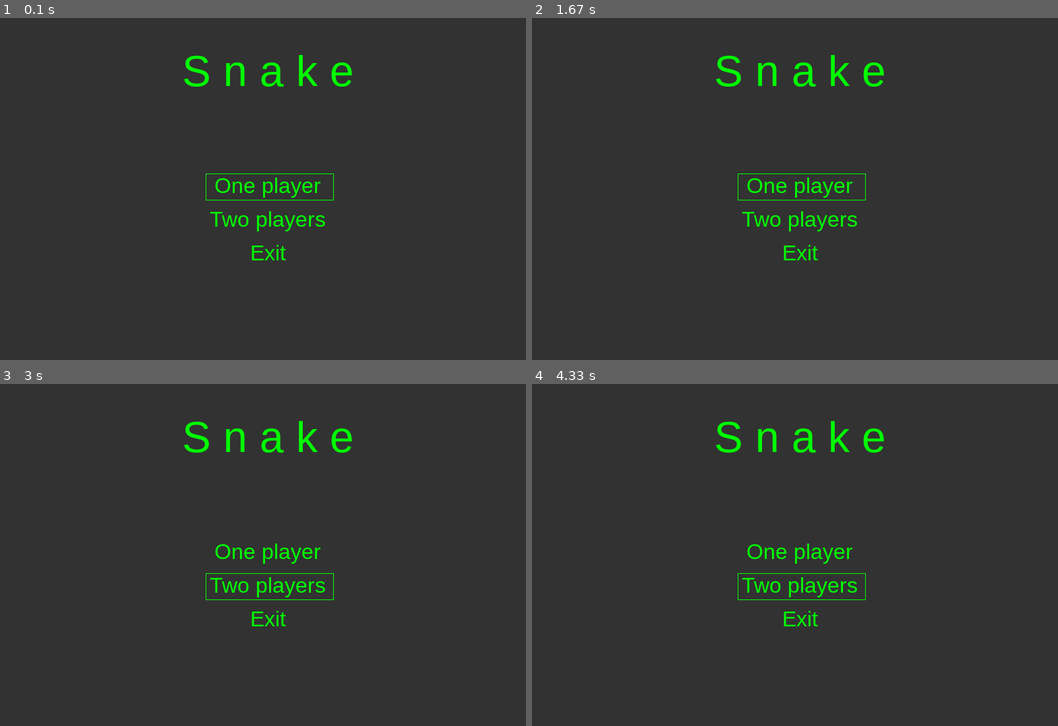
Above: before the commit, frames 1-4 (two rows, left to right).
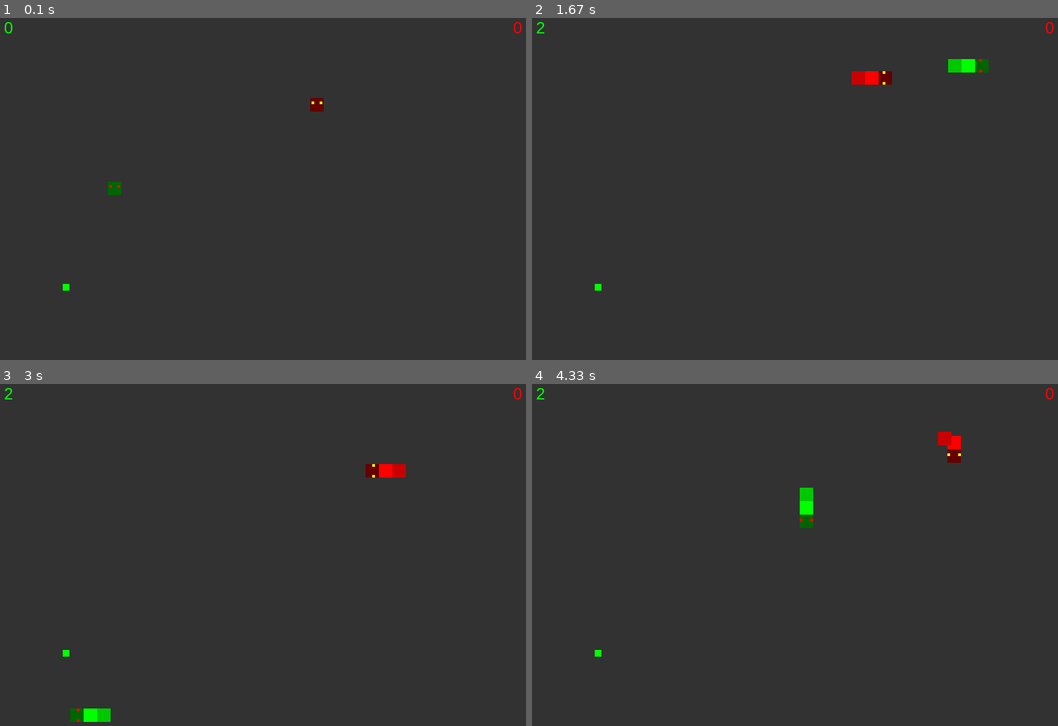
Above: after the commit, the same moments.

Repository: Basic1299/pygame_snake
Game: pygame game, started from main.py
Two runs of this game, one before a commit and one after it. Both use one fixed random seed, a clock stepped at 60 frames per second and the inputs below.
Inputs:
- Up to frame 1 (0.1 s): no input
- Up to frame 2 (1.67 s): hold Right 0.33-0.8 s; hold Up 0.88-1.18 s; hold W 0.88-1.18 s; tap Space at 0.95, 1.28, 1.58 s; tap K at 1.03 s; hold Right from 1.22 s (still down); hold D from 1.22 s (still down)
- Up to frame 3 (3 s): release Right at 1.68 s; release D at 1.68 s; hold Left 1.72-2.25 s; hold A 1.72-2.25 s; tap Space at 1.78, 2.08, 2.35, 2.68, 2.98 s; hold Down 2.28-2.58 s; hold S 2.28-2.58 s; tap K at 2.43 s; hold Left from 2.62 s (still down); hold A from 2.62 s (still down)
- Up to frame 4 (4.33 s): release Left at 3.02 s; release A at 3.02 s; hold Up 3.05-3.42 s; hold W 3.05-3.42 s; tap Space at 3.12, 3.52, 3.82, 4.18 s; hold Right 3.45-4.08 s; hold D 3.45-4.08 s; tap K at 3.6 s; hold Down from 4.12 s (still down); hold S from 4.12 s (still down)

The runs differ from the first frame. In frame 1, 1.9% of the frame differs, in the area x 0-100%, y 1-80%; in frame 2, 2.3%; in frame 3, 2.3%, in the area x 0-100%, y 1-99%; in frame 4, 2.3%.

Commit message:
create basic skeleton game for two players with another snake with control movement, score counting and collision detections.

Diff:
--- a/HighScoresDatabase.py
+++ b/HighScoresDatabase.py
@@ -14,7 +14,6 @@
         """)
 
         self.conn.commit()
-        self.conn.close()
 
     def all_records(self, asc_order):
         """Returns list of all records from the database, order by score asc or desc"""
@@ -40,29 +39,43 @@
 
         return record[0]
 
+    def table_exists(self, name):
+        """Returns true or false if the given table name exists"""
+        self.c.execute(f"SELECT name FROM sqlite_master WHERE type='table' AND name='{name}'")
+        records = self.c.fetchall()
+        self.conn.commit()
+
+        if len(records) != 0:
+            return True
+        return False
+
     def add_record(self, name, score):
-        """Adds record to the database (Keeps only 5 records there)"""
-        if len(self.all_records(False)) < 5:
-            self.c.execute(f"INSERT INTO players VALUES (:name, :score)",
-                        {
-                        "name": name,
-                        "score": score,
-                        }
-                            )
-            self.conn.commit()
+        """Adds record to the table (Keeps only 5 records there) if the table exists, else create it."""
+        if self.table_exists("players"):
+            if len(self.all_records(False)) < 5:
+                self.c.execute(f"INSERT INTO players VALUES (:name, :score)",
+                            {
+                            "name": name,
+                            "score": score,
+                            }
+                                )
+                self.conn.commit()
+            else:
+                min_score_record = self.find_min_score()
+
+                if min_score_record[1] < score:
+                    self.delete_score(min_score_record)
+
+                    self.c.execute(f"INSERT INTO players VALUES (:name, :score)",
+                                   {
+                                       "name": name,
+                                       "score": score,
+                                   }
+                                )
+                    self.conn.commit()
         else:
-            min_score_record = self.find_min_score()
-
-            if min_score_record[1] < score:
-                self.delete_score(min_score_record)
-
-                self.c.execute(f"INSERT INTO players VALUES (:name, :score)",
-                               {
-                                   "name": name,
-                                   "score": score,
-                               }
-                            )
-                self.conn.commit()
+            self.create_table()
+            self.add_record(name, score)
 
     def draw_table(self, font, screen):
         row_space = 0
--- a/Score.py
+++ b/Score.py
@@ -10,6 +10,14 @@
         self.score += number
 
     def draw_score(self, screen, position, color):
-        score_image = self.score_font.render(f'{self.score}', True, color)
+        score_image = self.score_font.render(f'{self.score}', True, self.get_color(color))
         score_rect = score_image.get_rect(center=position)
         screen.blit(score_image, score_rect)
+
+    def get_color(self, color):
+        if color == "GREEN":
+            return 0, 255, 0
+        elif color == "RED":
+            return 255, 0, 0
+        elif color == "BLUE":
+            return 0, 0, 255
--- a/SnakeTail.py
+++ b/SnakeTail.py
@@ -7,7 +7,7 @@
         self.snake_head = snake_head
         self.preview_part = preview_part
         self.id_number = id_number
-        self.size = (20, 20)
+        self.size = [20, 20]
 
         self.speed = snake_head.speed
         self.coors = self.set_spawn_position()
@@ -95,13 +95,17 @@
             position = 18
 
         if self.speed == 3:
-            position = 21
+            position = 18
             if self.id_number > 1:
                 position = 18
 
-        elif self.speed == 4 or self.speed == 5:
+        elif self.speed == 4:
             if self.id_number > 1:
-                position = 20
+                position = 16
+
+        elif self.speed == 5:
+            if self.id_number > 1:
+                position = 15
 
         if self.preview_part.dir == "RIGHT":
             return [self.preview_part.coors[0]-position, self.preview_part.coors[1]]
--- a/main.py
+++ b/main.py
@@ -29,59 +29,80 @@
     return new_food
 
 
-def respawn_food():
+def respawn_food(tail_group):
     """Respawn food when it hits snakes tail or bricks during new init"""
     for food_ in food_group:
-        if pygame.sprite.spritecollideany(food_, snake_tail_group) or \
+        if pygame.sprite.spritecollideany(food_, tail_group) or \
                 pygame.sprite.spritecollideany(food_, brick_group):
             food_.kill()
             food_group.add(spawn_food())
 
 
-def create_tail_part(tail_id):
+def create_tail_part(tail_id, head, head_group, tail_group, first_tail_grp):
     tail_id += 1
     if tail_id == 1:
-        new_tail = spawn_tail(snake_head, tail_id, snake_head_group)
-        first_tail_group.add(new_tail)
+        new_tail = spawn_tail(head, tail_id, head_group)
+        first_tail_grp.add(new_tail)
     else:
-        new_tail = spawn_tail(snake_head, tail_id, snake_tail_group)
-
-    snake_tail_group.add(new_tail)
-    snake_head.update_tail(len(snake_tail_group))
+        new_tail = spawn_tail(head, tail_id, tail_group)
+
+    tail_group.add(new_tail)
+    head.update_tail(len(tail_group))
 
     return tail_id
 
 
-def out_of_screen():
+def out_of_screen(head):
     """Returns True when snake head is out of the screen"""
-    if snake_head.dir == "RIGHT":
-        if snake_head.rect.right > SCREEN_WIDTH:
+    if head.dir == "RIGHT":
+        if head.rect.right > SCREEN_WIDTH:
             return True
-    elif snake_head.dir == "LEFT":
-        if snake_head.rect.left < 0:
+    elif head.dir == "LEFT":
+        if head.rect.left < 0:
             return True
-    elif snake_head.dir == "UP":
-        if snake_head.rect.top < 0:
+    elif head.dir == "UP":
+        if head.rect.top < 0:
             return True
-    elif snake_head.dir == "DOWN":
-        if snake_head.rect.bottom > SCREEN_HEIGHT:
+    elif head.dir == "DOWN":
+        if head.rect.bottom > SCREEN_HEIGHT:
             return True
 
     return False
 
 
-def head_tail_collision():
+def head_tail_collision(head, tail_group, p_first_tail_group):
     """Return True if snake head hits its tail"""
-    if pygame.sprite.spritecollideany(snake_head, snake_tail_group):
-        if not pygame.sprite.spritecollideany(snake_head, first_tail_group):
+    if pygame.sprite.spritecollideany(head, tail_group):
+        if not pygame.sprite.spritecollideany(head, p_first_tail_group):
             return True
 
     return False
 
 
-def is_game_over(state):
+def p2_is_game_over(state, p1_head, p1_tail_group, p1_first_tail_group,
+                 p2_head, p2_tail_group, p2_first_tail_group_):
     """Checks every state what causes game over"""
-    if out_of_screen() or head_tail_collision() or snake_head_bricks_collision():
+    # Player 1
+    if (out_of_screen(p1_head)
+            or head_tail_collision(p1_head, p1_tail_group, p1_first_tail_group)
+            or snake_head_bricks_collision(p1_head)):
+        return "over"
+
+    # Player 2
+    if (out_of_screen(p2_head)
+            or head_tail_collision(p2_head, p2_tail_group, p2_first_tail_group_)
+            or snake_head_bricks_collision(p2_head)):
+        return "over"
+
+    return state
+
+
+def is_game_over(state, head, tail_group, first_tail_group_):
+    """Checks every state what causes game over"""
+    # Player 1
+    if (out_of_screen(head)
+            or head_tail_collision(head, tail_group, first_tail_group_)
+            or snake_head_bricks_collision(head)):
         return "over"
 
     return state
@@ -134,17 +155,17 @@
         create_walls((3, 4), (4, 6), (3, 4), (4, 6))
 
 
-def snake_head_init_brick_collision():
+def snake_head_init_brick_collision(head):
     """Returns True if snake head hits any brick during init"""
-    if snake_head.dir == "":
-        if pygame.sprite.spritecollideany(snake_head, brick_group):
+    if head.dir == "":
+        if pygame.sprite.spritecollideany(head, brick_group):
             return True
     return False
 
 
-def snake_head_bricks_collision():
+def snake_head_bricks_collision(head):
     """Returns True if snake head hits any brick"""
-    if pygame.sprite.spritecollideany(snake_head, brick_group):
+    if pygame.sprite.spritecollideany(head, brick_group):
         return True
     return False
 
@@ -156,38 +177,64 @@
 pygame.display.set_caption("Snake")
 
 clock = pygame.time.Clock()
-
-# Game Variables
-snake_tail_id = 0
-current_time = 0
-pressed_time = 0
-snake_speed = 2
-brick_intensity = 0
-bg_color = (50, 50, 50)
-snake_color = "GREEN"
-game_state = "main_menu"
-game_over_init = True
-
-# Objects Initials
-menu = Menu(screen, SCREEN_WIDTH, SCREEN_HEIGHT)
-high_score_db = HighScoresDB("high_score.db")
-
-# Sprite Groups
-snake_head_group = pygame.sprite.Group()
-
-first_tail_group = pygame.sprite.Group()
-snake_tail_group = pygame.sprite.Group()
-
-food = Food()
-
-food_group = pygame.sprite.Group()
-food_group.add(food)
-
-brick_group = pygame.sprite.Group()
 
 # Fonts
 title_font = pygame.font.SysFont("Arial", 64)
 option_font = pygame.font.SysFont("Arial", 32)
+
+# Game Variables
+current_time = 0
+pressed_time = 0
+brick_intensity = 0
+bg_color = (50, 50, 50)
+game_state = "player2_game"
+game_over_init = True
+
+# Player 1
+snake_tail_id = 0
+snake_speed = 2
+snake_color = "GREEN"
+menu = Menu(screen, SCREEN_WIDTH, SCREEN_HEIGHT)
+
+# Player 2
+p2_snake_tail_id = 0
+p2_snake_speed = 2
+p2_snake_color = "RED"
+p2_menu = Menu(screen, SCREEN_WIDTH, SCREEN_HEIGHT)
+
+# Objects Initials
+high_score_db = HighScoresDB("high_score.db")
+
+# Sprite Groups
+# Player 1
+snake_head_group = pygame.sprite.Group()
+first_tail_group = pygame.sprite.Group()
+snake_tail_group = pygame.sprite.Group()
+
+# Player 2
+p2_snake_head_group = pygame.sprite.Group()
+p2_first_tail_group = pygame.sprite.Group()
+p2_snake_tail_group = pygame.sprite.Group()
+
+food_group = pygame.sprite.Group()
+
+brick_group = pygame.sprite.Group()
+
+# 2 players initials (DELETE AFTER CREATING MENU FEATURE!)
+# Player 2
+p2_snake_head = SnakeHead(random.randint(30, SCREEN_WIDTH - 50),
+                          random.randint(30, SCREEN_HEIGHT - 50),
+                          p2_snake_speed, p2_snake_color, p2_menu.name)
+p2_snake_head_group.add(p2_snake_head)
+p2_score = Score()
+
+# Player 1
+snake_head = SnakeHead(random.randint(30, SCREEN_WIDTH - 50),
+                       random.randint(30, SCREEN_HEIGHT - 50),
+                       snake_speed, snake_color, menu.name)
+snake_head_group.add(snake_head)
+food_group.add(spawn_food())
+score = Score()
 
 # GAME STATES [main_menu, player1_menu, player1_game, player2_menu, player2_game, over]
 
@@ -275,6 +322,8 @@
                                                    random.randint(30, SCREEN_HEIGHT - 50),
                                                    snake_speed, snake_color, menu.name)
                             snake_head_group.add(snake_head)
+
+                            food_group.add(spawn_food())
 
                             score = Score()
                             game_state = "player1_game"
@@ -478,29 +527,32 @@
                 run = False
             if event.type == pygame.KEYDOWN:
                 if event.key == pygame.K_ESCAPE:
-                    menu.option = 0
-                    game_state = "main_menu"
+                    run = False
 
                 # Create two tails parts when movement keys pressed
                 if snake_head.dir == "":
                     if event.key == pygame.K_RIGHT:
                         snake_head.dir = "RIGHT"
-                        snake_tail_id = create_tail_part(snake_tail_id)
+                        snake_tail_id = create_tail_part(snake_tail_id, snake_head, snake_head_group,
+                                                         snake_tail_group, first_tail_group)
                         snake_head.create_eat_spot()
 
                     elif event.key == pygame.K_LEFT:
                         snake_head.dir = "LEFT"
-                        snake_tail_id = create_tail_part(snake_tail_id)
+                        snake_tail_id = create_tail_part(snake_tail_id, snake_head, snake_head_group,
+                                                         snake_tail_group, first_tail_group)
                         snake_head.create_eat_spot()
 
                     elif event.key == pygame.K_UP:
                         snake_head.dir = "UP"
-                        snake_tail_id = create_tail_part(snake_tail_id)
+                        snake_tail_id = create_tail_part(snake_tail_id, snake_head, snake_head_group,
+                                                         snake_tail_group, first_tail_group)
                         snake_head.create_eat_spot()
 
                     elif event.key == pygame.K_DOWN:
                         snake_head.dir = "DOWN"
-                        snake_tail_id = create_tail_part(snake_tail_id)
+                        snake_tail_id = create_tail_part(snake_tail_id, snake_head, snake_head_group,
+                                                         snake_tail_group, first_tail_group)
                         snake_head.create_eat_spot()
 
                 # Movement Keys
@@ -548,23 +600,25 @@
                     snake_head.rect.centery = random.randint(30, SCREEN_HEIGHT - 50)
 
         # Respawn snake head if it collides bricks on the spawn
-        while snake_head_init_brick_collision():
+        while snake_head_init_brick_collision(snake_head):
             snake_head.rect.centerx = random.randint(30, SCREEN_WIDTH - 50)
             snake_head.rect.centery = random.randint(30, SCREEN_HEIGHT - 50)
 
-        game_state = is_game_over(game_state)
+        game_state = is_game_over(game_state, snake_head, snake_tail_group, first_tail_group)
 
         current_time = pygame.time.get_ticks()
 
         screen.fill(bg_color)
 
         # Respawn food spot if it spawns on the tail or bricks
-        respawn_food()
+        respawn_food(snake_tail_group)
 
         # Grow tail when eat spot reaches end of the snake
         if snake_head.spawn_tail:
             snake_head.spawn_tail = False
-            snake_tail_id = create_tail_part(snake_tail_id)
+            snake_tail_id = create_tail_part(snake_tail_id, snake_head,
+                                             snake_head_group, snake_tail_group,
+                                             first_tail_group)
 
         # Snake head and food collision
         for food in food_group:
@@ -591,7 +645,236 @@
 
         brick_group.draw(screen)
 
-        score.draw_score(screen, (15, 15), (0, 255, 0))
+        score.draw_score(screen, (15, 15), snake_head.snake_color)
+
+        pygame.display.flip()
+
+    # 2 PLAYERS GAME
+    elif game_state == "player2_game":
+        for event in pygame.event.get():
+            if event.type == pygame.QUIT:
+                run = False
+            if event.type == pygame.KEYDOWN:
+                if event.key == pygame.K_ESCAPE:
+                    run = False
+
+                # Create two tails parts when movement keys pressed
+                # Player 1
+                if snake_head.dir == "":
+                    if event.key == pygame.K_RIGHT:
+                        snake_head.dir = "RIGHT"
+                        snake_tail_id = create_tail_part(snake_tail_id, snake_head, snake_head_group,
+                                                         snake_tail_group, first_tail_group)
+                        snake_head.create_eat_spot()
+
+                    elif event.key == pygame.K_LEFT:
+                        snake_head.dir = "LEFT"
+                        snake_tail_id = create_tail_part(snake_tail_id, snake_head, snake_head_group,
+                                                         snake_tail_group, first_tail_group)
+                        snake_head.create_eat_spot()
+
+                    elif event.key == pygame.K_UP:
+                        snake_head.dir = "UP"
+                        snake_tail_id = create_tail_part(snake_tail_id, snake_head, snake_head_group,
+                                                         snake_tail_group, first_tail_group)
+                        snake_head.create_eat_spot()
+
+                    elif event.key == pygame.K_DOWN:
+                        snake_head.dir = "DOWN"
+                        snake_tail_id = create_tail_part(snake_tail_id, snake_head, snake_head_group,
+                                                         snake_tail_group, first_tail_group)
+                        snake_head.create_eat_spot()
+
+                # Create two tails parts when movement keys pressed
+                # Player 2
+                if p2_snake_head.dir == "":
+                    if event.key == pygame.K_d:
+                        p2_snake_head.dir = "RIGHT"
+                        p2_snake_tail_id = create_tail_part(p2_snake_tail_id, p2_snake_head, p2_snake_head_group,
+                                                            p2_snake_tail_group, p2_first_tail_group)
+                        p2_snake_head.create_eat_spot()
+
+                    elif event.key == pygame.K_a:
+                        p2_snake_head.dir = "LEFT"
+                        p2_snake_tail_id = create_tail_part(p2_snake_tail_id, p2_snake_head, p2_snake_head_group,
+                                                            p2_snake_tail_group, p2_first_tail_group)
+                        p2_snake_head.create_eat_spot()
+
+                    elif event.key == pygame.K_w:
+                        p2_snake_head.dir = "UP"
+                        p2_snake_tail_id = create_tail_part(p2_snake_tail_id, p2_snake_head, p2_snake_head_group,
+                                                            p2_snake_tail_group, p2_first_tail_group)
+                        p2_snake_head.create_eat_spot()
+
+                    elif event.key == pygame.K_s:
+                        p2_snake_head.dir = "DOWN"
+                        p2_snake_tail_id = create_tail_part(p2_snake_tail_id, p2_snake_head, p2_snake_head_group,
+                                                            p2_snake_tail_group, p2_first_tail_group)
+                        p2_snake_head.create_eat_spot()
+
+                # Movement Keys
+                # Player 1
+                if snake_head.distance_between == 0:
+                    if event.key == pygame.K_LEFT and snake_head.dir != "RIGHT" and snake_head.dir != "LEFT":
+                        snake_head.dir = "LEFT"
+
+                        if snake_head.tail_length > 0:
+                            snake_head.create_new_dir_spot()
+
+                    elif event.key == pygame.K_RIGHT and snake_head.dir != "LEFT" and snake_head.dir != "RIGHT":
+                        snake_head.dir = "RIGHT"
+
+                        if snake_head.tail_length > 0:
+                            snake_head.create_new_dir_spot()
+
+                    elif event.key == pygame.K_UP and snake_head.dir != "DOWN" and snake_head.dir != "UP":
+                        snake_head.dir = "UP"
+
+                        if snake_head.tail_length > 0:
+                            snake_head.create_new_dir_spot()
+
+                    elif event.key == pygame.K_DOWN and snake_head.dir != "UP" and snake_head.dir != "DOWN":
+                        snake_head.dir = "DOWN"
+
+                        if snake_head.tail_length > 0:
+                            snake_head.create_new_dir_spot()
+
+                # Test
+                if event.key == pygame.K_SPACE:
+                    score.add_score(1)
+
+                # test
+                if event.key == pygame.K_k:
+                    snake_head.dir = ""
+                    snake_tail_id = 0
+                    snake_head.eat_spots = []
+                    snake_head.spawn_tail = False
+                    snake_head.tail_length = 0
+                    snake_tail_group.empty()
+                    first_tail_group.empty()
+                    score.score = 0
+
+                    snake_head.rect.centerx = random.randint(30, SCREEN_WIDTH - 50)
+                    snake_head.rect.centery = random.randint(30, SCREEN_HEIGHT - 50)
+
+                # Movement Keys
+                # Player 2
+                if p2_snake_head.distance_between == 0:
+                    if event.key == pygame.K_a and p2_snake_head.dir != "RIGHT" and p2_snake_head.dir != "LEFT":
+                        p2_snake_head.dir = "LEFT"
+
+                        if p2_snake_head.tail_length > 0:
+                            p2_snake_head.create_new_dir_spot()
+
+                    elif event.key == pygame.K_d and p2_snake_head.dir != "LEFT" and p2_snake_head.dir != "RIGHT":
+                        p2_snake_head.dir = "RIGHT"
+
+                        if p2_snake_head.tail_length > 0:
+                            p2_snake_head.create_new_dir_spot()
+
+                    elif event.key == pygame.K_w and p2_snake_head.dir != "DOWN" and p2_snake_head.dir != "UP":
+                        p2_snake_head.dir = "UP"
+
+                        if p2_snake_head.tail_length > 0:
+                            p2_snake_head.create_new_dir_spot()
+
+                    elif event.key == pygame.K_s and p2_snake_head.dir != "UP" and p2_snake_head.dir != "DOWN":
+                        p2_snake_head.dir = "DOWN"
+
+                        if p2_snake_head.tail_length > 0:
+                            p2_snake_head.create_new_dir_spot()
+
+        # Respawn snake head if it collides bricks on the spawn
+        # Player 1
+        while snake_head_init_brick_collision(snake_head):
+            snake_head.rect.centerx = random.randint(30, SCREEN_WIDTH - 50)
+            snake_head.rect.centery = random.randint(30, SCREEN_HEIGHT - 50)
+
+        # Respawn snake head if it collides bricks on the spawn
+        # Player 2
+        while snake_head_init_brick_collision(p2_snake_head):
+            p2_snake_head.rect.centerx = random.randint(30, SCREEN_WIDTH - 50)
+            p2_snake_head.rect.centery = random.randint(30, SCREEN_HEIGHT - 50)
+
+        game_state = p2_is_game_over(game_state, snake_head, snake_tail_group, first_tail_group,
+                                     p2_snake_head, p2_snake_tail_group, p2_first_tail_group)
+
+        current_time = pygame.time.get_ticks()
+
+        screen.fill(bg_color)
+
+        # Respawn food spot if it spawns on the tail or bricks
+        # Player 1
+        respawn_food(snake_tail_group)
+        # Player 2
+        respawn_food(p2_snake_tail_group)
+
+        # Grow tail when eat spot reaches end of the snake
+        # Player 1
+        if snake_head.spawn_tail:
+            snake_head.spawn_tail = False
+            snake_tail_id = create_tail_part(snake_tail_id, snake_head,
+                                             snake_head_group, snake_tail_group,
+                                             first_tail_group)
+
+        # Player 2
+        if p2_snake_head.spawn_tail:
+            p2_snake_head.spawn_tail = False
+            p2_snake_tail_id = create_tail_part(p2_snake_tail_id, p2_snake_head,
+                                                p2_snake_head_group, p2_snake_tail_group,
+                                                p2_first_tail_group)
+
+        # Snake head and food collision
+        # Player 1
+        for food in food_group:
+            if pygame.sprite.collide_rect(snake_head, food):
+                food.kill()
+                score.add_score(1)
+                food = spawn_food()
+                food_group.add(food)
+
+                if snake_head.tail_length > 0:
+                    snake_head.create_eat_spot()
+                else:
+                    snake_head.spawn_tail = True
+
+        # Snake head and food collision
+        # Player 1
+        for food in food_group:
+            if pygame.sprite.collide_rect(p2_snake_head, food):
+                food.kill()
+                p2_score.add_score(1)
+                food = spawn_food()
+                food_group.add(food)
+
+                if p2_snake_head.tail_length > 0:
+                    p2_snake_head.create_eat_spot()
+                else:
+                    p2_snake_head.spawn_tail = True
+
+        # Drawing
+        food_group.update()
+        food_group.draw(screen)
+
+        # Player 1
+        snake_tail_group.update()
+        snake_tail_group.draw(screen)
+
+        snake_head_group.update()
+        snake_head_group.draw(screen)
+
+        score.draw_score(screen, (15, 15), snake_head.snake_color)
+
+        # Player 2
+        p2_snake_tail_group.update()
+        p2_snake_tail_group.draw(screen)
+
+        p2_snake_head_group.update()
+        p2_snake_head_group.draw(screen)
+
+        brick_group.draw(screen)
+
+        p2_score.draw_score(screen, (770, 15), p2_snake_head.snake_color)
 
         pygame.display.flip()
 
@@ -667,16 +950,11 @@
                         menu.option += 1
                         print(menu.option)
 
-                # test
-                if event.key == pygame.K_k:
-                    print(high_score_db.all_records(False))
-
         if game_state == "over":
             # Add score to the database
             if game_over_init:
                 game_over_init = False
                 high_score_db.add_record(snake_head.name, score.score)
-                print("tst")
 
             screen.fill(bg_color)
 
